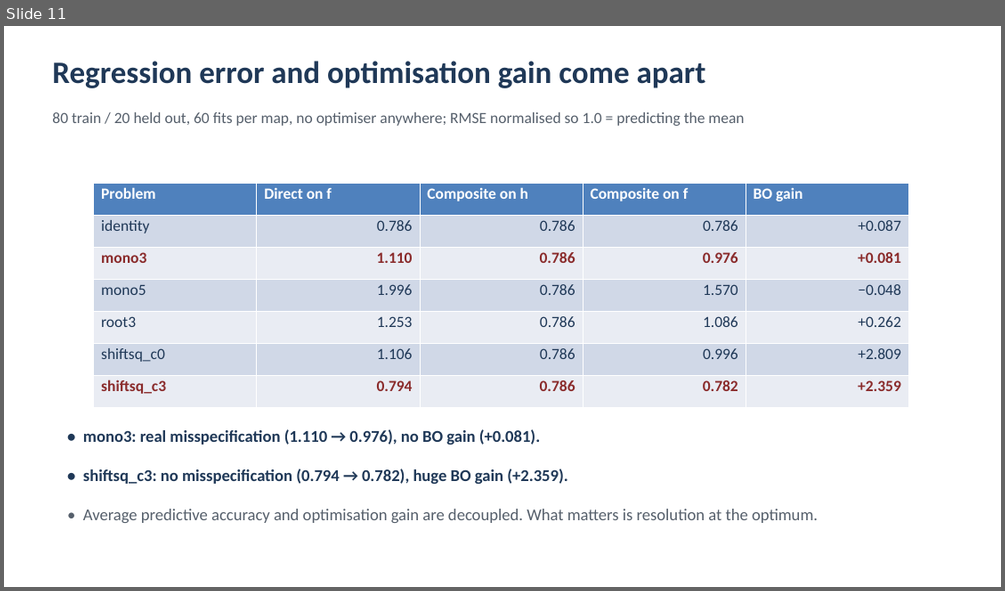
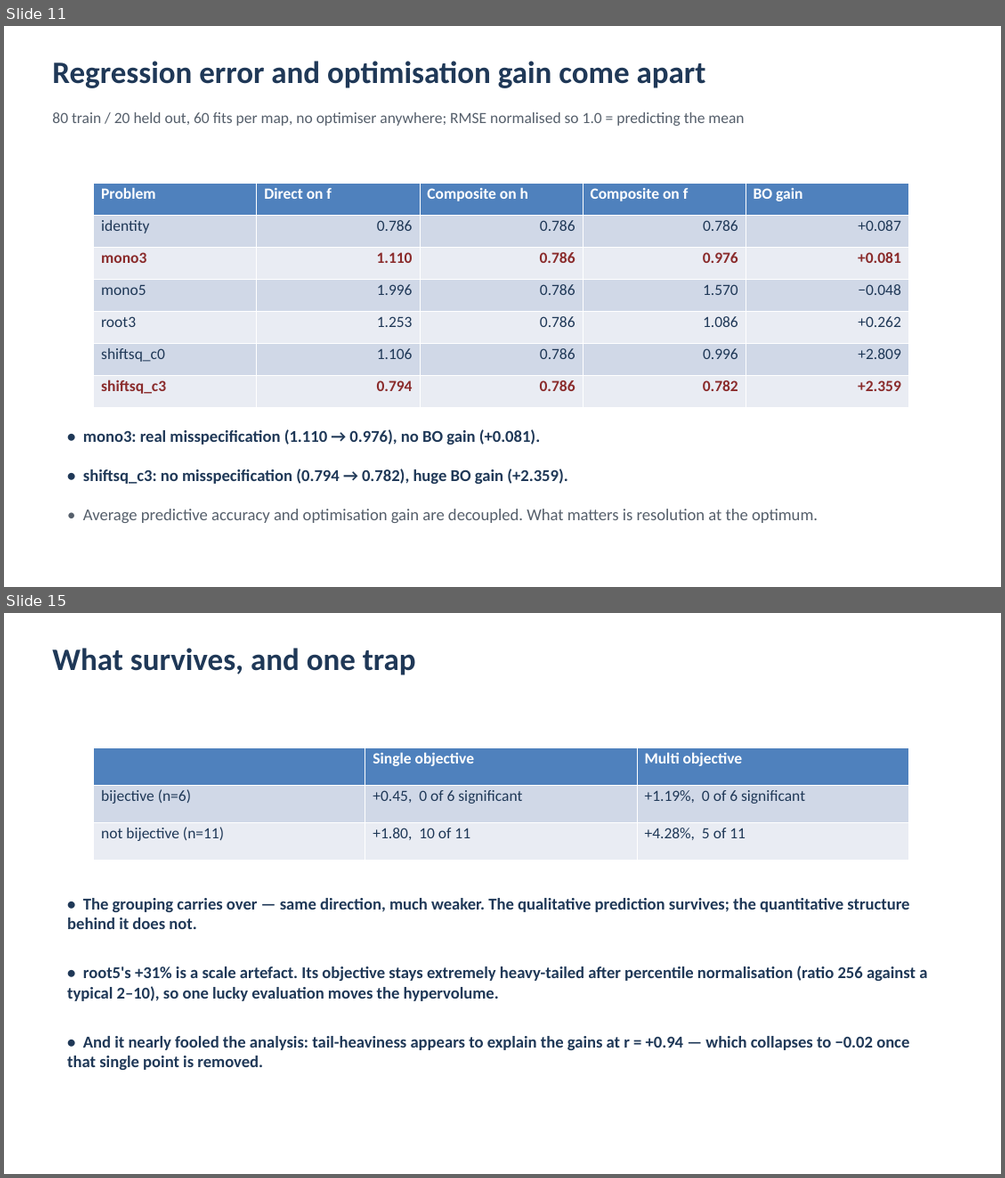
Before and after one commit to MuhammadAli-CS/three-arm-composite, a slide deck: slides/composite_matern.pptx. Shown one above the other, each under a label of ours: slide 11 before the commit, slides 11 and 15 after it; the slides between them are not shown. The pictures are 1005x591 and 1005x1178 pixels, drawn with LibreOffice and Linux fonts; fonts in the diff are those of the drawing. Boxes give left, top, right and bottom in pixels: in the first picture for what was removed or moved away, otherwise in the second. Text is boxed around its words. In the diff, an @@ line names an element or a change of style, - is before the commit and + after.

```diff
--- a/slides/composite_matern.pptx
+++ b/slides/composite_matern.pptx
@@ slide 15 added at (4, 613, 1001, 1174), background #FFFFFF @@
@@ text added at (52, 648, 416, 675), 30 pt, text #1F3857, bold @@
+What survives, and one trap
@@ table added at (94, 747, 908, 860), 3 rows, 3 columns @@
+ | Single objective | Multi objective
+bijective (n=6) | +0.45, 0 of 6 significant | +1.19%, 0 of 6 significant
+not bijective (n=11) | +1.80, 10 of 11 | +4.28%, 5 of 11
@@ text added at (67, 898, 909, 929), 16 pt, text #1F3857, bold @@
+• The grouping carries over — same direction, much weaker. The qualitative prediction survives; the quantitative structure behind it does not.
@@ text added at (67, 965, 927, 1001), 16 pt, text #1F3857, bold @@
+• root5's +31% is a scale artefact. Its objective stays extremely heavy-tailed after percentile normalisation (ratio 256 against a typical 2–10), so one lucky evaluation moves the hypervolume.
@@ text added at (67, 1036, 909, 1070), 16 pt, text #1F3857, bold @@
+• And it nearly fooled the analysis: tail-heaviness appears to explain the gains at r = +0.94 — which collapses to −0.02 once that single point is removed.
```
Also in this commit, not shown: 2 slides changed, 3 other slides added, 8 other files.
